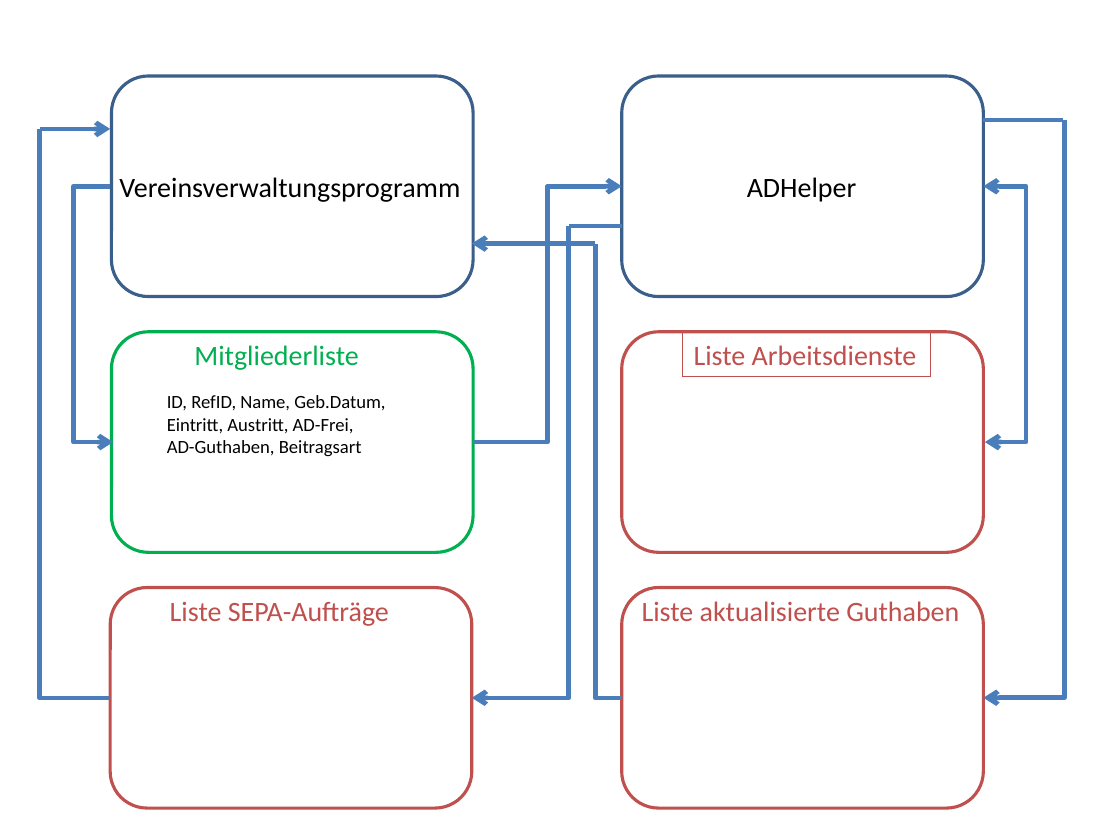
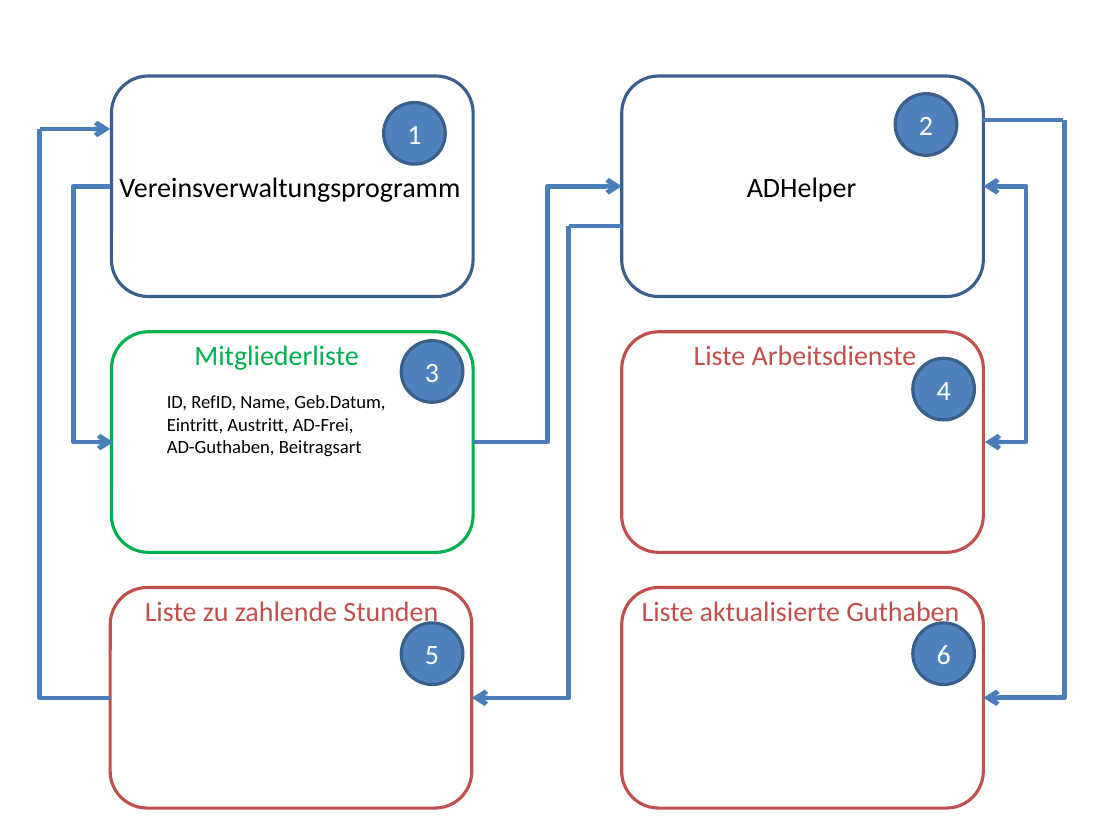
Before and after one commit to baltic-mh/ADHelper, a slide deck: slide 1 of misc/Dokumentation/AD-Prozess.pptx. Drawn at 1120x840 pixels with LibreOffice and Linux fonts; fonts in the diff are those of the drawing. Boxes give left, top, right and bottom in pixels: in the first picture for what was removed or moved away, otherwise in the second. Text is boxed around its words. In the diff, an @@ line names an element or a change of style, - is before the commit and + after.

```diff
--- a/misc/Dokumentation/AD-Prozess.pptx
+++ b/misc/Dokumentation/AD-Prozess.pptx
@@ ellipse added at bbox=[384, 103, 446, 165], fill #4F81BD, outline #3A5F8C 2 pt, 18 pt, text #FFFFFF @@
+1
@@ ellipse added at bbox=[895, 94, 956, 156], fill #4F81BD, outline #3A5F8C 2 pt, 18 pt, text #FFFFFF @@
+2
@@ arrow removed from (595, 244) to (472, 244) @@
@@ elbow line removed from (622, 698) to (595, 244) @@
@@ ellipse added at bbox=[401, 340, 463, 402], fill #4F81BD, outline #3A5F8C 2 pt, 18 pt, text #FFFFFF @@
+3
@@ text "Liste Arbeitsdienste": place and size @@
-text "Liste Arbeitsdienste" at bbox=[682, 332, 930, 376]
+text "Liste Arbeitsdienste" at bbox=[694, 345, 917, 372]
@@ text "Liste Arbeitsdienste" at bbox=[694, 345, 917, 372]: outline #C0504D 0.75 pt to none @@
@@ ellipse added at bbox=[913, 358, 974, 420], fill #4F81BD, outline #3A5F8C 2 pt, 18 pt, text #FFFFFF @@
+4
@@ text at bbox=[145, 601, 438, 627]: text changed @@
-Liste SEPA-Aufträge
+Liste zu zahlende Stunden
@@ ellipse added at bbox=[401, 623, 463, 684], fill #4F81BD, outline #3A5F8C 2 pt, 18 pt, text #FFFFFF @@
+5
@@ ellipse added at bbox=[913, 623, 974, 684], fill #4F81BD, outline #3A5F8C 2 pt, 18 pt, text #FFFFFF @@
+6
```
Also in this commit, not shown: 3 other files.
